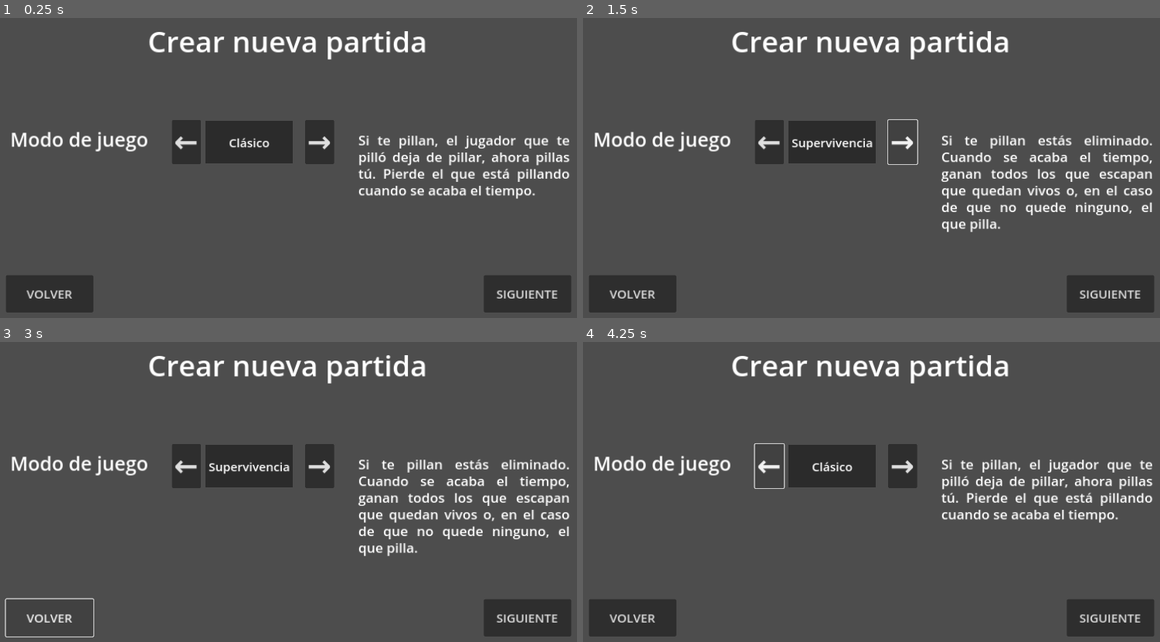
Above: before the commit, frames 1-4 (two rows, left to right).
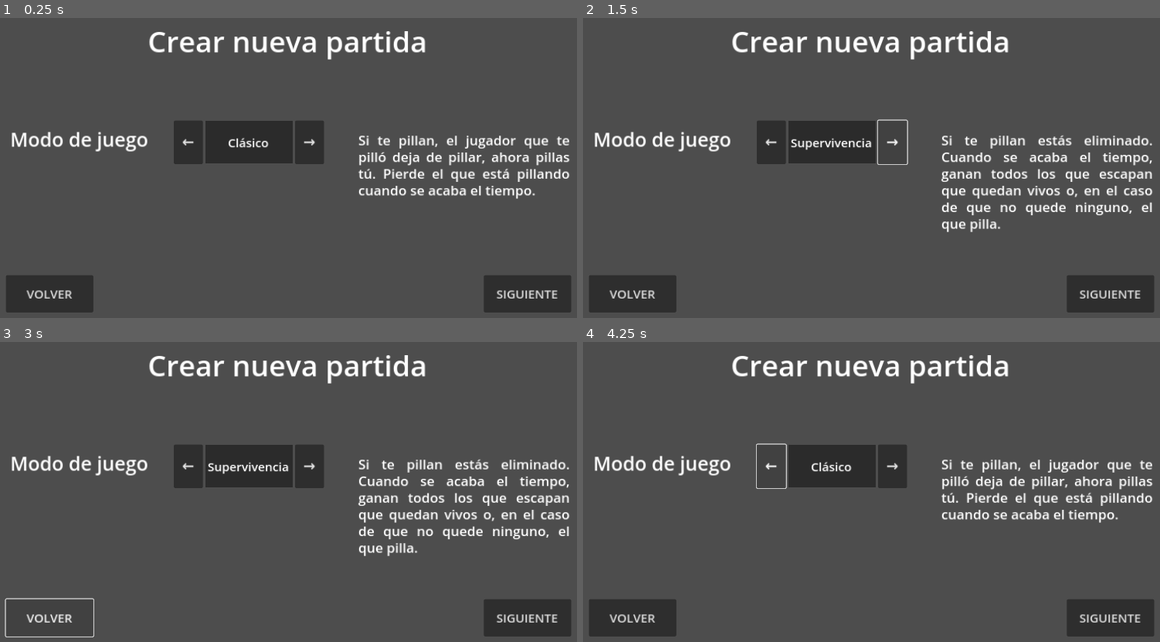
Above: after the commit, the same moments.

Repository: codemonsters/tag-of-war
Game: Godot game, scene res://screens/menu/create_game.tscn
The game is run twice, just before and just after one commit, with the same random seed, the same clock (stepped at 60 frames per second) and the same inputs. This scene is started directly instead of the project's main scene.
Inputs:
- Up to frame 1 (0.25 s): no input
- Up to frame 2 (1.5 s): click "←" at 0.5 s; click "→" at 1.25 s
- Up to frame 3 (3 s): click "SIGUIENTE" at 2 s; click "VOLVER" at 2.75 s
- Up to frame 4 (4.25 s): click "←" at 3.5 s

The runs differ from the first frame. In frame 1, 0.8% of the frame differs, in the area x 29-58%, y 34-49%; in frame 2, 0.6%; in frame 3, 0.9%; in frame 4, 0.9%.

Commit message:
arreglo flechas cambiar modo de juego en "create_game"

Diff:
--- a/cliente/src/screens/menu/create_game.tscn
+++ b/cliente/src/screens/menu/create_game.tscn
@@ -207,21 +207,21 @@
 
 [node name="LeftArrowTxt" type="Button" parent="CreateGame"]
 layout_mode = 0
-offset_left = 401.0
-offset_top = 272.0
-offset_right = 461.0
+offset_left = 405.0
+offset_top = 273.0
+offset_right = 465.0
 offset_bottom = 363.0
-theme_override_font_sizes/font_size = 60
+theme_override_font_sizes/font_size = 30
 text = "←"
 autowrap_mode = 2
 
 [node name="RightArrowTxt" type="Button" parent="CreateGame"]
 layout_mode = 0
-offset_left = 677.0
-offset_top = 272.0
-offset_right = 737.0
+offset_left = 656.0
+offset_top = 273.0
+offset_right = 716.0
 offset_bottom = 363.0
-theme_override_font_sizes/font_size = 60
+theme_override_font_sizes/font_size = 30
 text = "→"
 autowrap_mode = 2
 
@@ -230,14 +230,14 @@
 offset_left = 470.0
 offset_top = 273.0
 offset_right = 651.0
-offset_bottom = 361.0
+offset_bottom = 362.0
 color = Color(0.169245, 0.169245, 0.169245, 1)
 
 [node name="GamemodeNameTxt" type="Label" parent="CreateGame"]
 layout_mode = 0
-offset_left = 471.0
+offset_left = 470.0
 offset_top = 281.0
-offset_right = 652.0
+offset_right = 650.0
 offset_bottom = 356.0
 theme_override_font_sizes/font_size = 25
 text = "Gamemode"
@@ -277,10 +277,6 @@
 theme_override_font_sizes/font_size = 25
 text = "VOLVER"
 
-
-[connection signal="pressed" from="Gamemode" to="." method="_on_button_go_back_pressed"]
-[connection signal="pressed" from="Gamemode" to="." method="_on_gamemode_pressed"]
-[connection signal="pressed" from="Gamemode" to="." method="_on_button_pressed"]
 [connection signal="pressed" from="CreateGame/LeftArrowTxt" to="." method="_on_left_arrow_txt_pressed"]
 [connection signal="pressed" from="CreateGame/RightArrowTxt" to="." method="_on_right_arrow_txt_pressed"]
 [connection signal="pressed" from="ButtonNext" to="." method="_on_button_next_pressed"]
